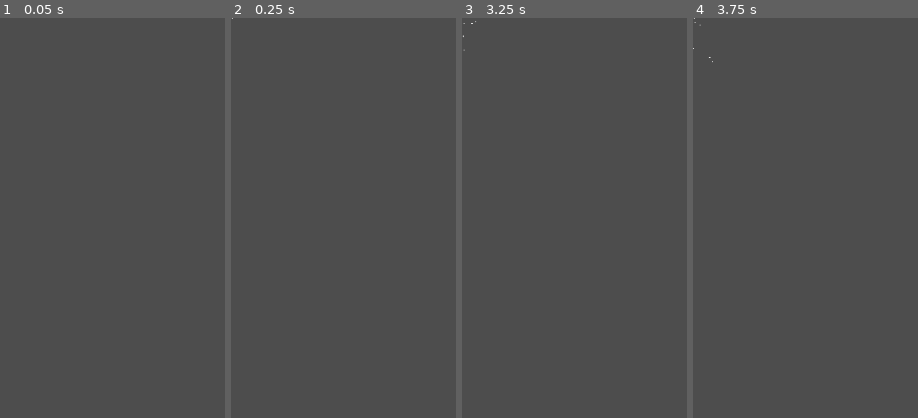
Above: before the commit, frames 1-4 (left to right).
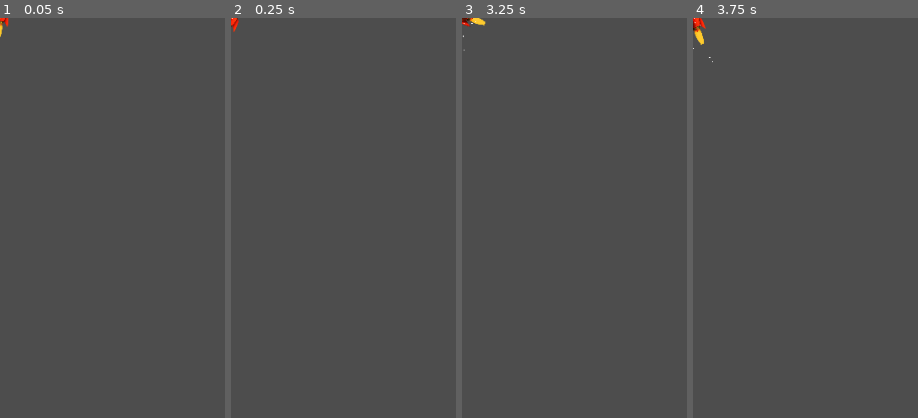
Above: after the commit, the same moments.

Repository: jeanleonhirwa/hopnsplat
Game: Godot game, scene res://scenes/boost_item.tscn
Same seed, same stepped clock (60 frames per second), same inputs: the game is played once before the commit and once after it. This scene is started directly instead of the project's main scene.
Inputs (mouse positions are % of the whole screen's width and height, from its top left):
- Up to frame 1 (0.05 s): no input
- Up to frame 2 (0.25 s): no input
- Up to frame 3 (3.25 s): tap Enter (ui_accept) at 0.5, 0.77, 1.25, 2, 2.75 s; move the mouse to (72, 45) at 0.52 s; hold Right (ui_right) 0.53-1.25 s; click (72, 45) at 0.67 s; drag from (30, 55) to (45, 70) at 1.27 s; move the mouse to (60, 28) at 2.02 s; hold Left (ui_left) 2.03-2.75 s; drag from (45, 70) to (20, 35) at 2.77 s
- Up to frame 4 (3.75 s): move the mouse to (80, 65) at 3.52 s; hold Right (ui_right) from 3.53 s (still down)
The pictures show only the part of the screen within x 0-50%, y 0-50%; the shares and areas given below are measured in that part.

The runs differ from the first frame. In frame 1, 0.1% of the frame differs, in the area x 0-4%, y 0-5%; in frame 2, less than 0.1%; in frame 3, 0.2%; in frame 4, 0.2%, in the area x 0-6%, y 0-7%.

Commit message:
boost item upgraded

Diff:
--- a/scenes/boost_item.tscn
+++ b/scenes/boost_item.tscn
@@ -1,6 +1,7 @@
-[gd_scene load_steps=3 format=3 uid="uid://b4xqy8r2qwqkx"]
+[gd_scene load_steps=4 format=3 uid="uid://b4xqy8r2qwqkx"]
 
-[ext_resource type="Script" path="res://scripts/boost_item.gd" id="1_0h8vx"]
+[ext_resource type="Script" uid="uid://cpwqi0w8xkmhb" path="res://scripts/boost_item.gd" id="1_0h8vx"]
+[ext_resource type="Texture2D" uid="uid://dohe6ijo13n43" path="res://assets/items/rocket-icon-png-favpng-73ppNZMFUNgXV09Jnhr4MAbXr.png" id="2_yeb0o"]
 
 [sub_resource type="RectangleShape2D" id="RectangleShape2D_1h2k3"]
 size = Vector2(40, 40)
@@ -13,19 +14,19 @@
 
 [node name="Sprite2D" type="Sprite2D" parent="."]
 modulate = Color(1, 1, 0, 1)
+position = Vector2(-1, -6)
+scale = Vector2(0.0729167, 0.0778156)
+texture = ExtResource("2_yeb0o")
 
 [node name="CPUParticles2D" type="CPUParticles2D" parent="."]
-emitting = true
 amount = 20
 lifetime = 1.5
-texture = null
 emission_shape = 1
 emission_sphere_radius = 15.0
-direction = Vector3(0, -1, 0)
-spread = 45.0
+direction = Vector2(0, -1)
+gravity = Vector2(0, 98)
 initial_velocity_min = 20.0
 initial_velocity_max = 50.0
-gravity = Vector3(0, 98, 0)
 scale_amount_min = 0.5
 scale_amount_max = 1.5
 
Binary file added: assets/items/rocket-icon-png-favpng-73ppNZMFUNgXV09Jnhr4MAbXr.png
Not shown, added: assets/items/rocket-icon-png-favpng-73ppNZMFUNgXV09Jnhr4MAbXr.png.import
